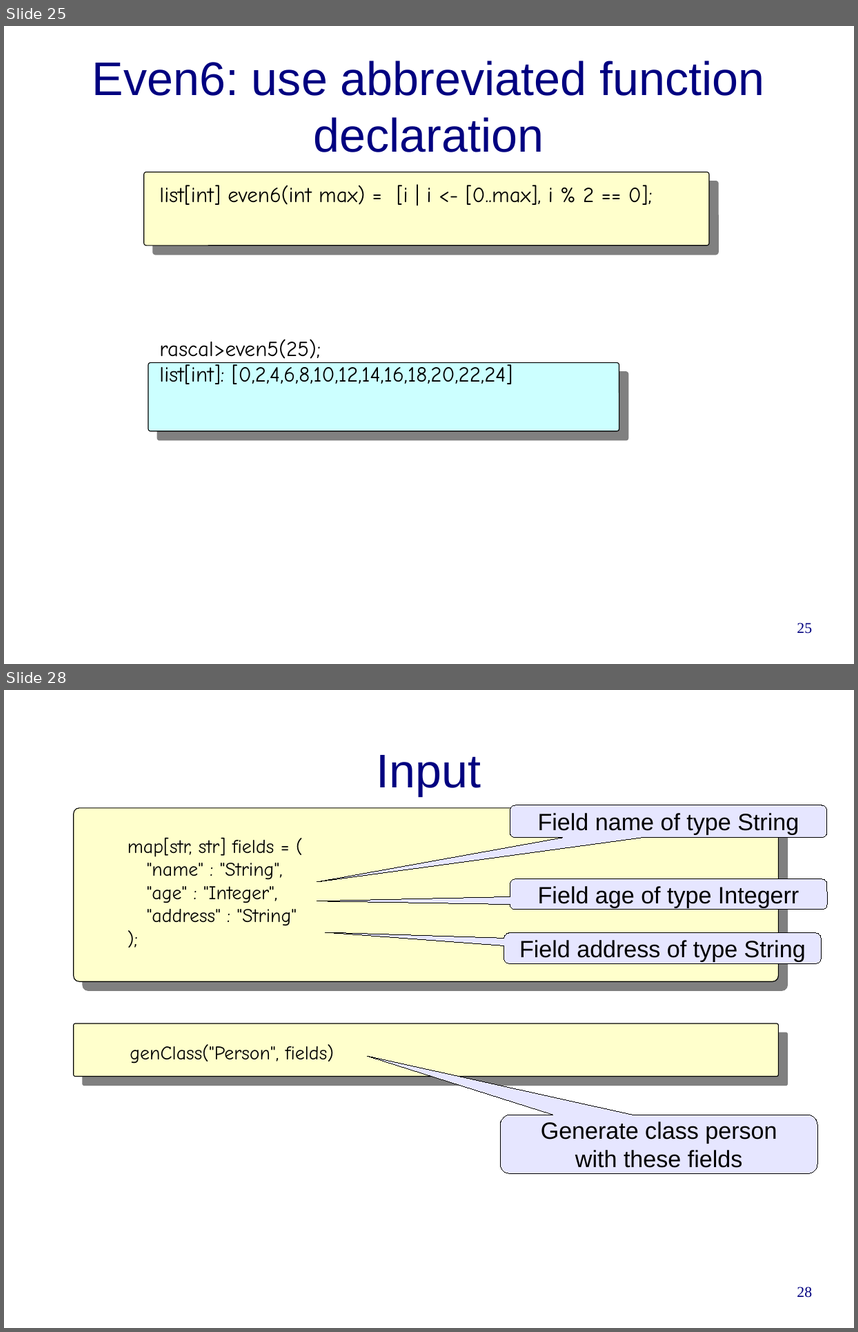
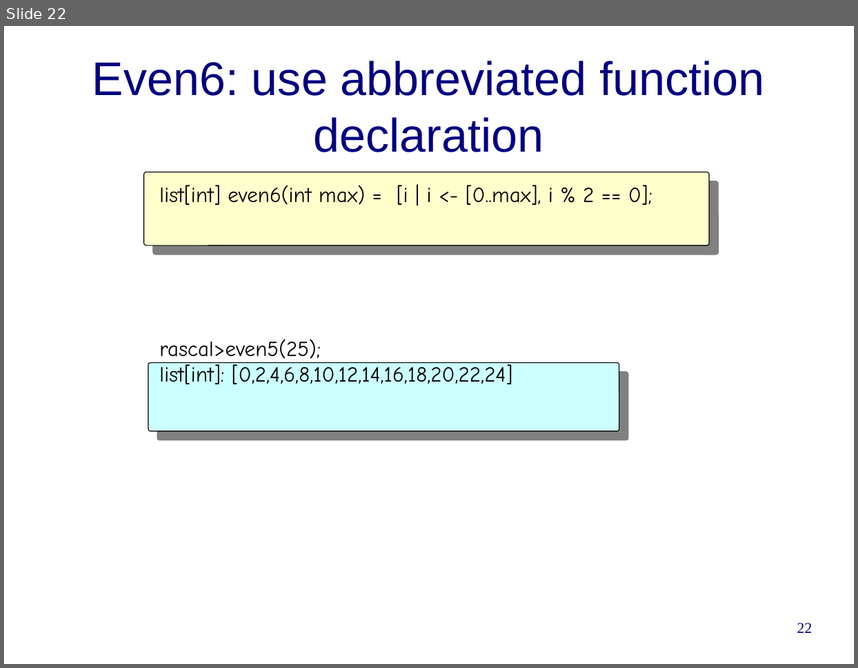
Before and after one commit to cwi-swat/rascal-course-pldi-2015, a slide deck: presentations/rascal-overview.odp. Shown one above the other, each under a label of ours: slides 25 and 28 before the commit, slide 22 after it; the slides between them are not shown. The pictures are 858x1332 and 858x668 pixels, drawn with LibreOffice and Linux fonts; fonts in the diff are those of the drawing; background and template pictures are left out. Boxes give left, top, right and bottom in pixels: in the first picture for what was removed or moved away, otherwise in the second. Text is boxed around its words. In the diff, an @@ line names an element or a change of style, - is before the commit and + after.

```diff
--- a/presentations/rascal-overview.odp
+++ b/presentations/rascal-overview.odp
@@ slide 28 removed at [4,690,854,1328], background #FFFFFF @@
@@ title removed at [377,755,481,796] @@
-Input
@@ rounded rectangle removed at [74,808,778,982] @@
@@ rounded speech box removed at [510,805,827,838] @@
-Field name of type String
@@ text removed at [128,837,297,926] @@
-map[str, str] fields = (
-"name" : "String",
-"age" : "Integer",
-"address" : "String"
-);
@@ rounded speech box removed at [510,879,827,910] @@
-Field age of type Integerr
@@ rounded speech box removed at [504,933,821,964] @@
-Field address of type String
@@ rounded rectangle removed at [74,1023,778,1076] @@
@@ text removed at [130,1044,334,1063] @@
-genClass("Person", fields)
@@ rounded speech box removed at [501,1114,818,1173] @@
-Generate class person
-with these fields
@@ page number removed at [797,1286,812,1297] @@
-28
@@ what was slide 25 is now slide 22 @@
@@ page number at [797,622,812,633]: text changed @@
-25
+22
```
Also in this commit, not shown: 4 slides changed, 2 slides added, 11 other slides removed, 2 other files.
